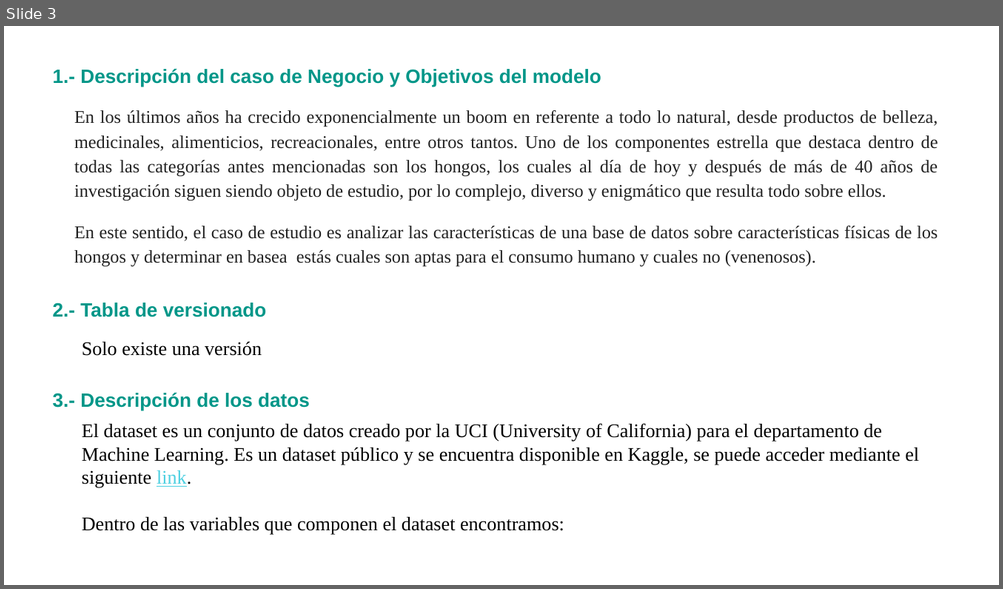
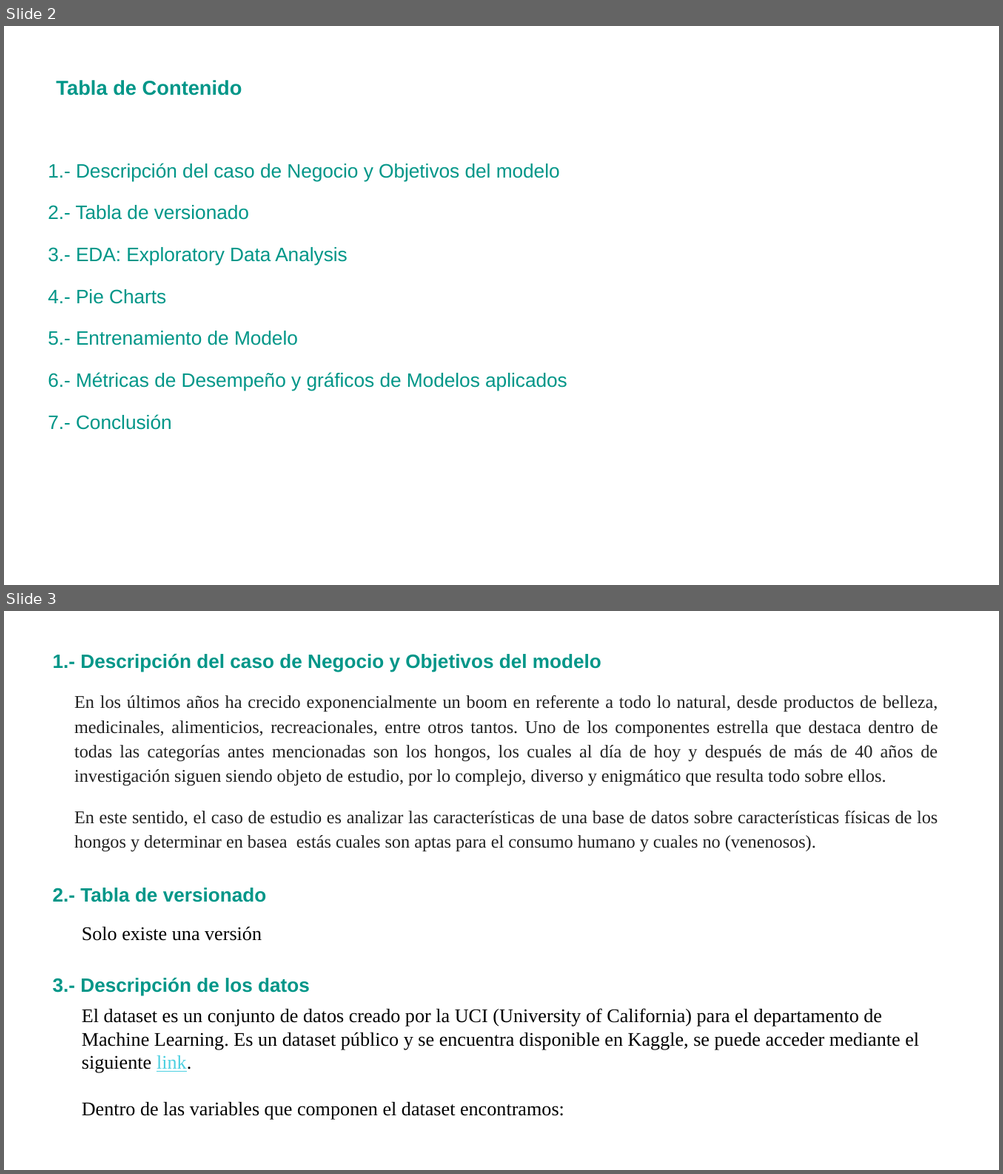
Before and after one commit to Saaras225/mushroom-dataScience, a slide deck: Estudio sobre los hongos_ Modelo predictivo para determinar su consumo.pptx. Shown one above the other, each under a label of ours: slide 3 before the commit, slides 2 and 3 after it. The pictures are 1003x589 and 1003x1174 pixels, drawn with LibreOffice and Linux fonts; fonts in the diff are those of the drawing. Boxes give left, top, right and bottom in pixels: in the first picture for what was removed or moved away, otherwise in the second. Text is boxed around its words. In the diff, an @@ line names an element or a change of style, - is before the commit and + after.

```diff
--- a/Estudio sobre los hongos_ Modelo predictivo para determinar su consumo.pptx
+++ b/Estudio sobre los hongos_ Modelo predictivo para determinar su consumo.pptx
@@ slide 2 added at (4,26,999,585), background #FFFFFF @@
@@ title added at (56,80,242,96), 14.6 pt, text #009688, bold @@
+Tabla de Contenido
@@ text added at (48,163,567,430), 14.1 pt, text #009688 @@
+1.- Descripción del caso de Negocio y Objetivos del modelo
+2.- Tabla de versionado
+3.- EDA: Exploratory Data Analysis
+4.- Pie Charts
+5.- Entrenamiento de Modelo
+6.- Métricas de Desempeño y gráficos de Modelos aplicados
+7.- Conclusión
```
Also in this commit, not shown: 1 slide changed, 7 other slides added, 2 slides removed.
